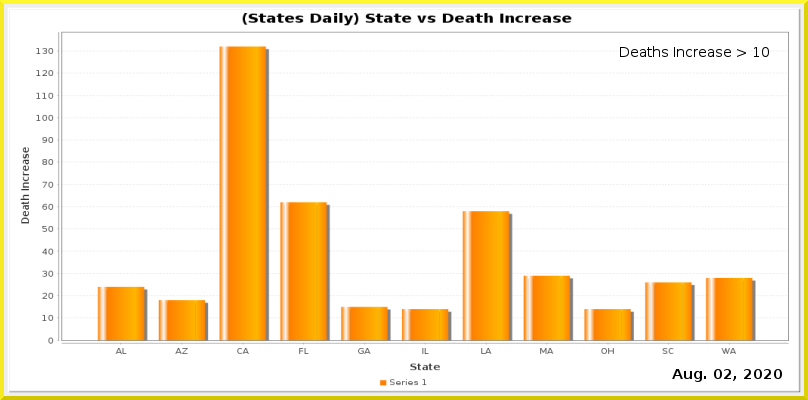
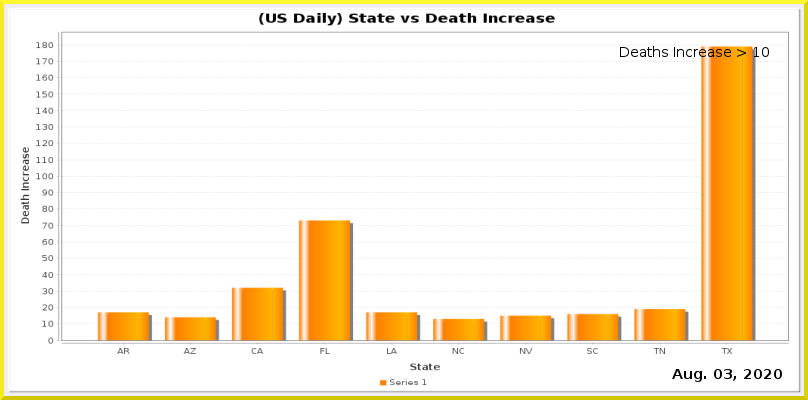
Layers edited between the first and the second w=808, h=400 image:
painted on "Current Date" over (x1=724, y1=369, x2=732, y2=379)
painted on "Date_vs_TestIncrease.png" over (x1=36, y1=12, x2=789, y2=354)
